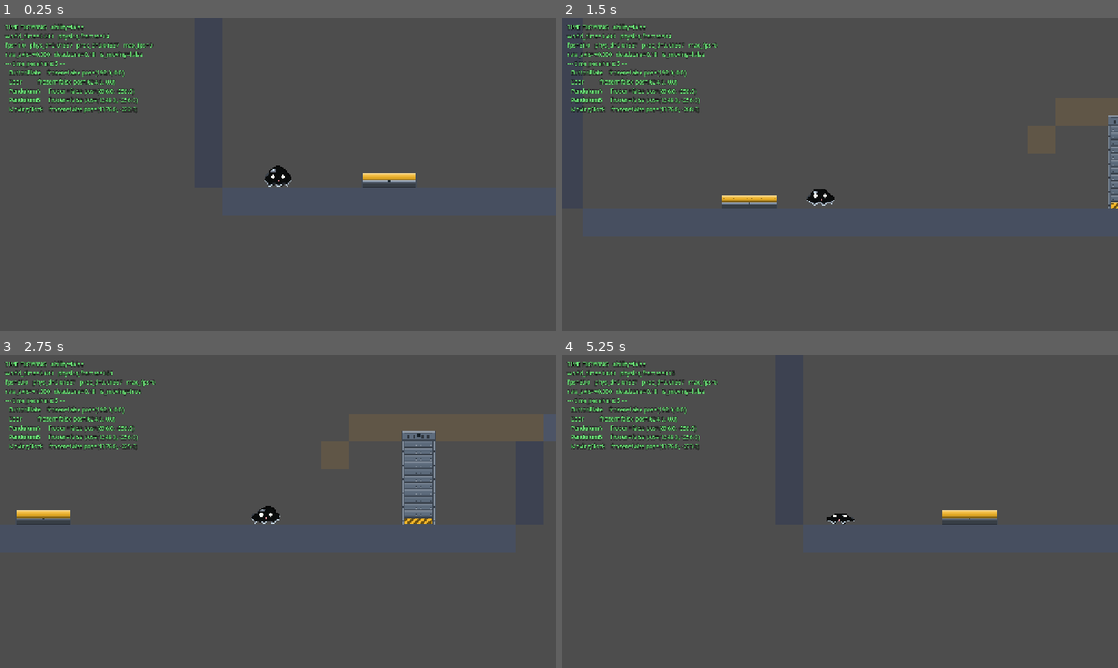
Above: before the commit, frames 1-4 (two rows, left to right).
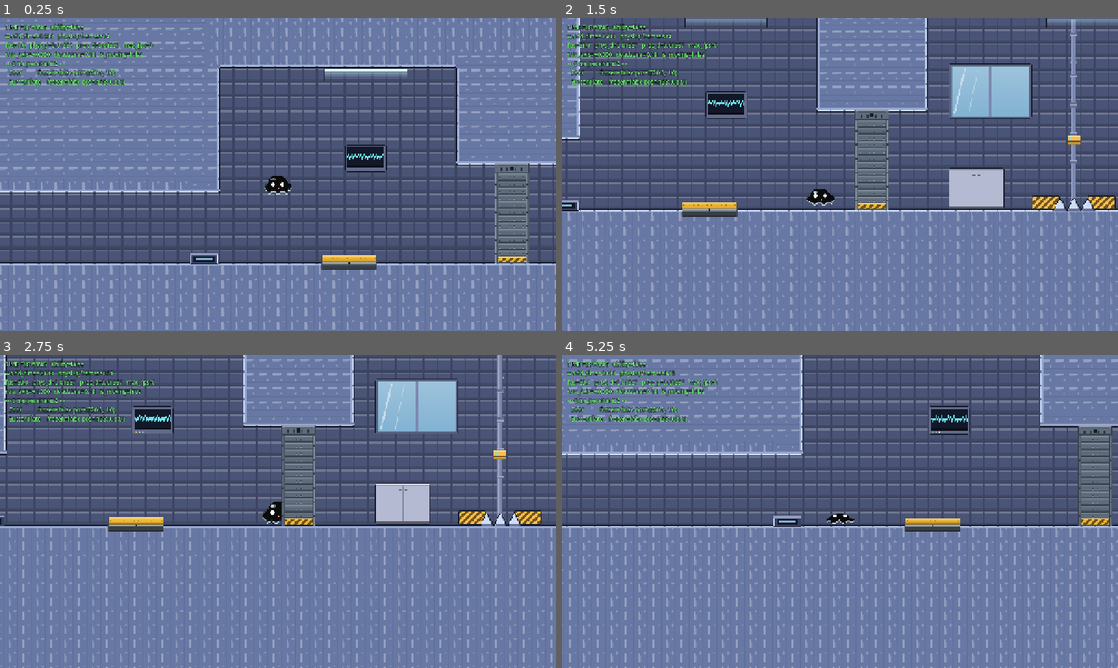
Above: after the commit, the same moments.

Repository: xiaoyukuki/upstream
Game: Godot game, scene res://scenes/levels/main.tscn
Two runs of this game, one before a commit and one after it. Both use one fixed random seed, a clock stepped at 60 frames per second and the inputs below.
Inputs (mouse positions are in pixels of both pictures, inside the frame that each line leads up to):
- Up to frame 1 (0.25 s): no input
- Up to frame 2 (1.5 s): tap Enter at 0.5 s; move the mouse to (962, 158) at 0.52 s; hold D (move_right) 0.53-1.25 s; click (962, 158) at 0.67 s; tap Space (jump) at 0.77 s; drag from (728, 190) to (812, 237) at 1.27 s
- Up to frame 3 (2.75 s): move the mouse to (333, 442) at 2.02 s; hold D (move_right) from 2.03 s (still down)
- Up to frame 4 (5.25 s): release D (move_right) at 2.75 s; drag from (812, 574) to (1034, 511) at 2.77 s; move the mouse to (1006, 558) at 3.52 s; hold A (move_left) 3.53-4.25 s; tap Space (jump) at 3.77 s; tap R (restart) at 4.15 s; drag from (673, 464) to (956, 511) at 4.27 s; move the mouse to (867, 511) at 5.02 s; hold S (move_down) from 5.03 s (still down); click (867, 511) at 5.17 s

The runs differ from the first frame. In frame 1, 86% of the frame differs, in the area x 0-100%, y 0-100%; in frame 2, 89%; in frame 3, 90%; in frame 4, 90%.

Commit message:
[feat] demo 入口指 level_1 + F6 无常驻根改为开局警告（D43）
用户裁定这一版 demo 只做 level_1：不选关、不做关卡链、终点不触发演出、音频延后。
据此砍掉体检报告里的两条 P0（关卡链、通关收尾），落三件小事：

- main.tscn 把已有但从没填过的 Main.level_scene 指向 level_1/level1.tscn，
  F5 = 带常驻根跑这一关；main.gd 注释同步，INITIAL_LEVEL 退为兜底
- LevelBase._warn_no_world_root()：F6 直跑时 run_state 整条不在场
  （存档点不记、死亡直接回出生点），以前静默，现在开局 push_warning 一次
- 手册 §9 的 F6 代价清单补上这条；D43 落档 architecture_chapter_01，
  context_brief 记范围裁定与"选关/终点演出已裁掉，别再当缺口重提"

四条守门全绿（verify_kit doors=3、kit/sprite/tileset selftest failures=0），
F5 冒烟确认 [level1] level_start。

Diff:
--- a/scenes/levels/level_base.gd
+++ b/scenes/levels/level_base.gd
@@ -59,6 +59,7 @@
 
 
 func _ready() -> void:
+	_warn_no_world_root()
 	TimeManager.reset_state()
 	TimeManager.set_ability_enabled(start_with_ability)
 	_place_player()
@@ -266,12 +267,20 @@
 
 
 ## 常驻 World 根（main.tscn 的 Main，D31 的进度袋挂在它身上）。F6 直接跑关卡场景时
-## 没有它：存档与回灌静默失效，属于已知沙盒限制，与 restart_level 的行为口径一致。
+## 没有它 —— 这条不再只是"少个滤镜"的沙盒限制，见 _warn_no_world_root()。
 func _world_root() -> Node:
 	var root := get_tree().get_first_node_in_group(&"world_root")
 	if root != null and root.has_method(&"get_run_state"):
 		return root
 	return null
+
+
+## D31 的进度链整条住在常驻根上，F6 直跑时它不在场：存档点不记位置、死亡直接回出生点，
+## 而且一声不吭。光看画面区分不出"存档点坏了"和"根本没走这条链"，所以开局响一次。
+func _warn_no_world_root() -> void:
+	if _world_root() != null:
+		return
+	push_warning("无常驻根（F6 直跑关卡场景？）：存档点与死亡回档不生效。要验这两条请用 F5，或把 Main.level_scene 指向本关")
 
 
 ## 钩子：能力真正开启的那一刻。默认什么都不做，留给子类打日志或放演出。
--- a/scenes/levels/main.gd
+++ b/scenes/levels/main.gd
@@ -6,13 +6,16 @@
 ## 切换不会打断滤镜过渡，也不必每个关卡重复实例化 overlay。
 ## 第一章只有一个关卡，但 M4 会有 3~5 个谜题关，届时这个结构直接受益。
 
-## 引导关是正式入口。M1 沙盒改由「打开其场景 + F6」单独运行，仍是手感调试场。
+## 没指路时跑这一张：引导关。当前 demo 阶段的正式入口由 `main.tscn` 的 `level_scene`
+## 指向 `scenes/levels/level_1/`，本常量退为兜底。M1 沙盒仍由「打开其场景 + F6」单独运行。
 const INITIAL_LEVEL: PackedScene = preload("res://scenes/levels/level_01_tutorial.tscn")
 const FPS_CAP: int = 30
 
-## 调试自己新搭的关卡时把这一项指向那张场景，留空即走引导关。
+## 把这一项指向要跑的关卡场景（当前 demo = level_1/level1.tscn），留空即走上面的兜底关。
 ## 为什么不用 F6 直接跑关卡场景：F6 跑的是当前打开的场景，绕过了 main.tscn，
-## 灰滤镜与调试面板都挂在 Main 下，于是运行时什么都看不到，像是功能没生效。
+## 于是灰滤镜与调试面板都看不到（它们挂在 Main 下），更要紧的是 `run_state` 不在场 ——
+## 存档点不记位置、死亡直接回出生点（`LevelBase._warn_no_world_root()` 会在开局警告一次）。
+## 需要这条链为真时，指这里而不是 F6。
 @export var level_scene: PackedScene
 
 var _current_scene: PackedScene
--- a/scenes/levels/main.tscn
+++ b/scenes/levels/main.tscn
@@ -3,9 +3,11 @@
 [ext_resource type="Script" uid="uid://k4sqn7ygx2r6" path="res://scenes/levels/main.gd" id="1"]
 [ext_resource type="PackedScene" path="res://scenes/ui/time_freeze_filter.tscn" id="2"]
 [ext_resource type="PackedScene" path="res://scenes/ui/debug_overlay.tscn" id="3"]
+[ext_resource type="PackedScene" uid="uid://dnputv4h3w5ih" path="res://scenes/levels/level_1/level1.tscn" id="4"]
 
 [node name="Main" type="Node" unique_id=1311503015]
 script = ExtResource("1")
+level_scene = ExtResource("4")
 
 [node name="LevelContainer" type="Node2D" parent="." unique_id=576992852]
 
Not shown, changed: docs/architecture_chapter_01.md
Not shown, changed: docs/context_brief.md
Not shown, changed: docs/level_authoring_guide.md
